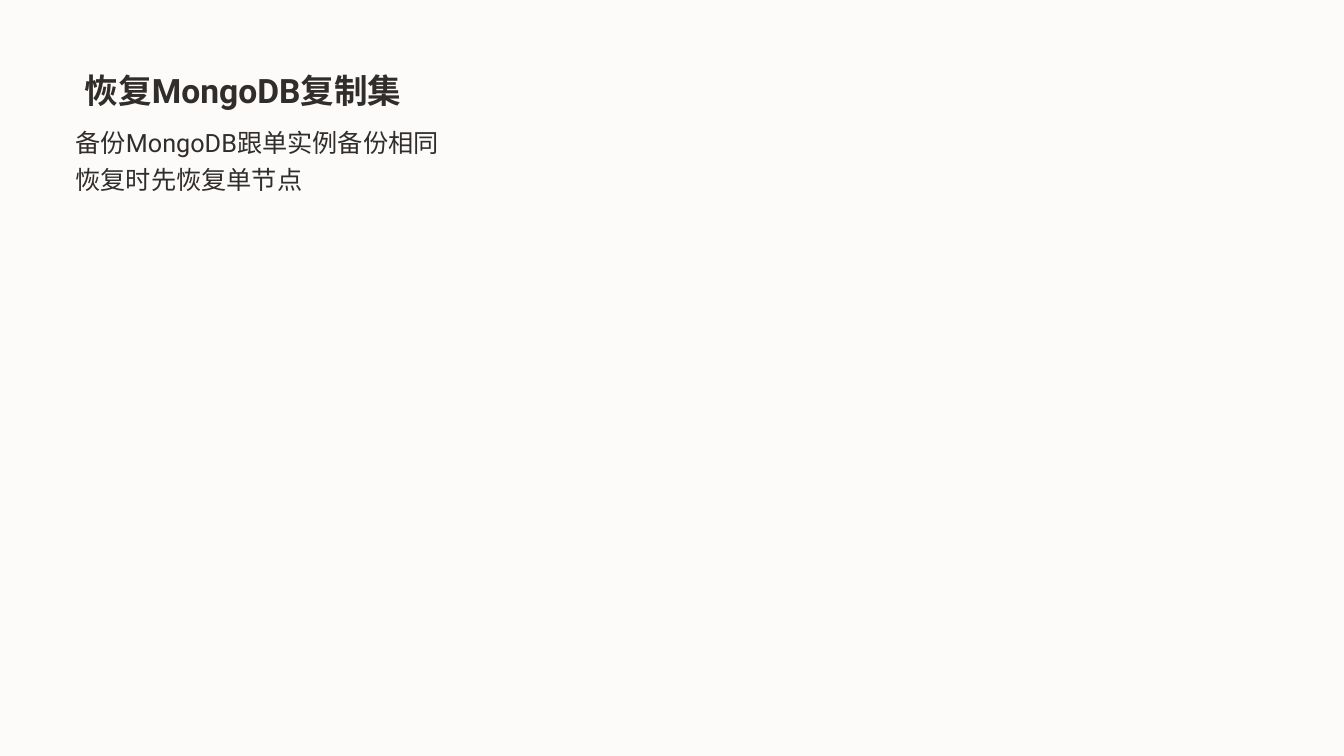
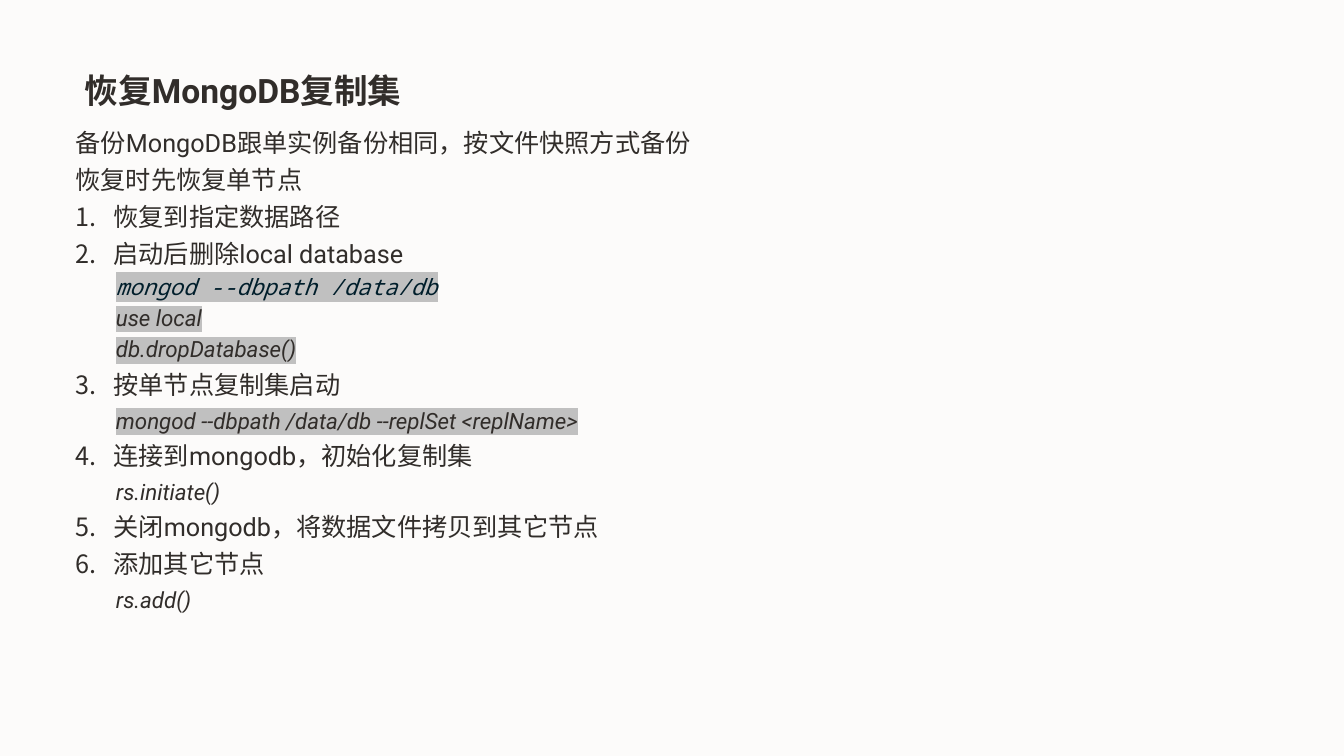
Before and after one commit to minqiaowang/my-documents, a slide deck: slide 5 of mongodb-getting-start/mongodb-backup-recover.pptx. Drawn at 1344x756 pixels with LibreOffice and Linux fonts; fonts in the diff are those of the drawing; background and template pictures are left out. Boxes give left, top, right and bottom in pixels: in the first picture for what was removed or moved away, otherwise in the second. Text is boxed around its words. In the diff, an @@ line names an element or a change of style, - is before the commit and + after.

```diff
--- a/mongodb-getting-start/mongodb-backup-recover.pptx
+++ b/mongodb-getting-start/mongodb-backup-recover.pptx
@@ text at [76, 130, 691, 158]: text changed @@
-备份MongoDB跟单实例备份相同
+备份MongoDB跟单实例备份相同，按文件快照方式备份
@@ text at [113, 204, 598, 613]: paragraphs added @@
+1. 恢复到指定数据路径
+2. 启动后删除local database
+    mongod --dbpath /data/db
+    use local
+    db.dropDatabase()
+3. 按单节点复制集启动
+  mongod --dbpath /data/db --replSet <replName>
+4. 连接到mongodb，初始化复制集
+  rs.initiate()
+5. 关闭mongodb，将数据文件拷贝到其它节点
+6. 添加其它节点
+  rs.add()
```
Also in this commit, not shown: 1 slide added, 4 other files.
